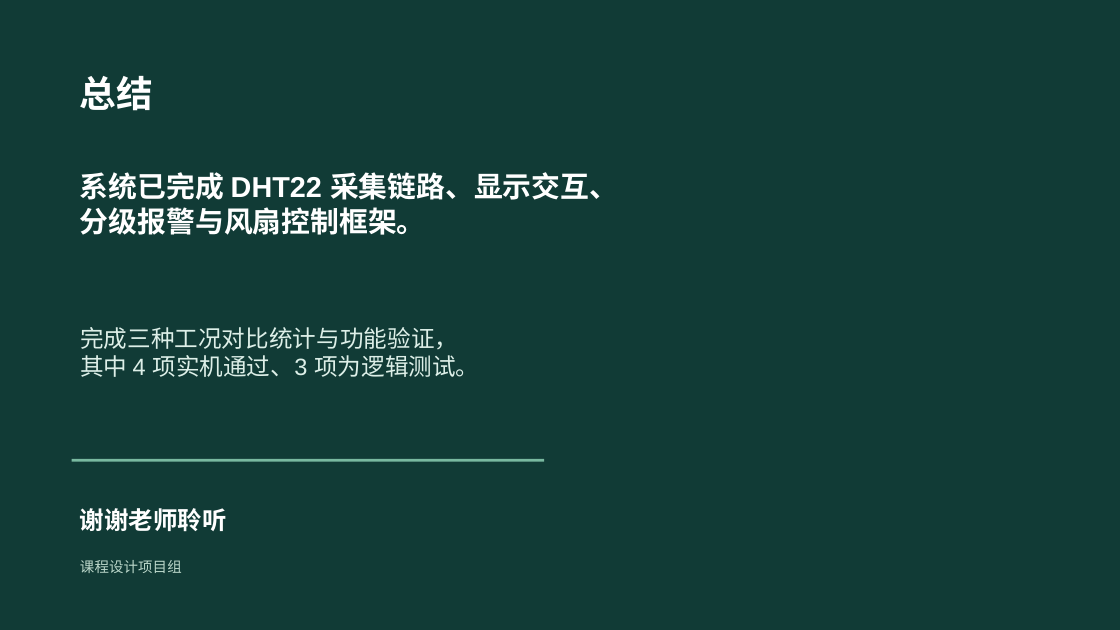
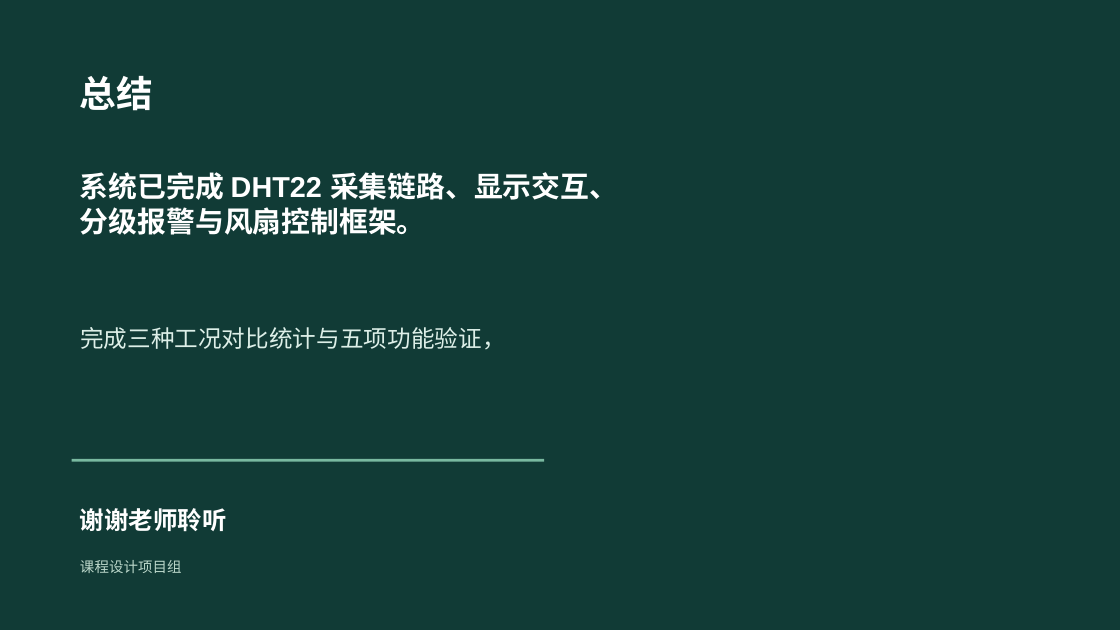
Before and after one commit to Ygreece/UNO_DHT22_OLED, a slide deck: slide 17 of docs/submission/室内大棚温湿度监测与风扇控制系统_答辩汇报_脱敏版.pptx (slide 16 before the commit). Drawn at 1120x630 pixels with LibreOffice and Linux fonts; fonts in the diff are those of the drawing. Boxes give left, top, right and bottom in pixels: in the first picture for what was removed or moved away, otherwise in the second. Text is boxed around its words. In the diff, an @@ line names an element or a change of style, - is before the commit and + after.

```diff
--- a/docs/submission/室内大棚温湿度监测与风扇控制系统_答辩汇报_脱敏版.pptx
+++ b/docs/submission/室内大棚温湿度监测与风扇控制系统_答辩汇报_脱敏版.pptx
@@ text at (80, 327, 506, 349): text changed @@
-完成三种工况对比统计与功能验证，
-其中 4 项实机通过、3 项为逻辑测试。
+完成三种工况对比统计与五项功能验证，
```
Also in this commit, not shown: 14 other slides changed, 1 slide added, 1 other file.
